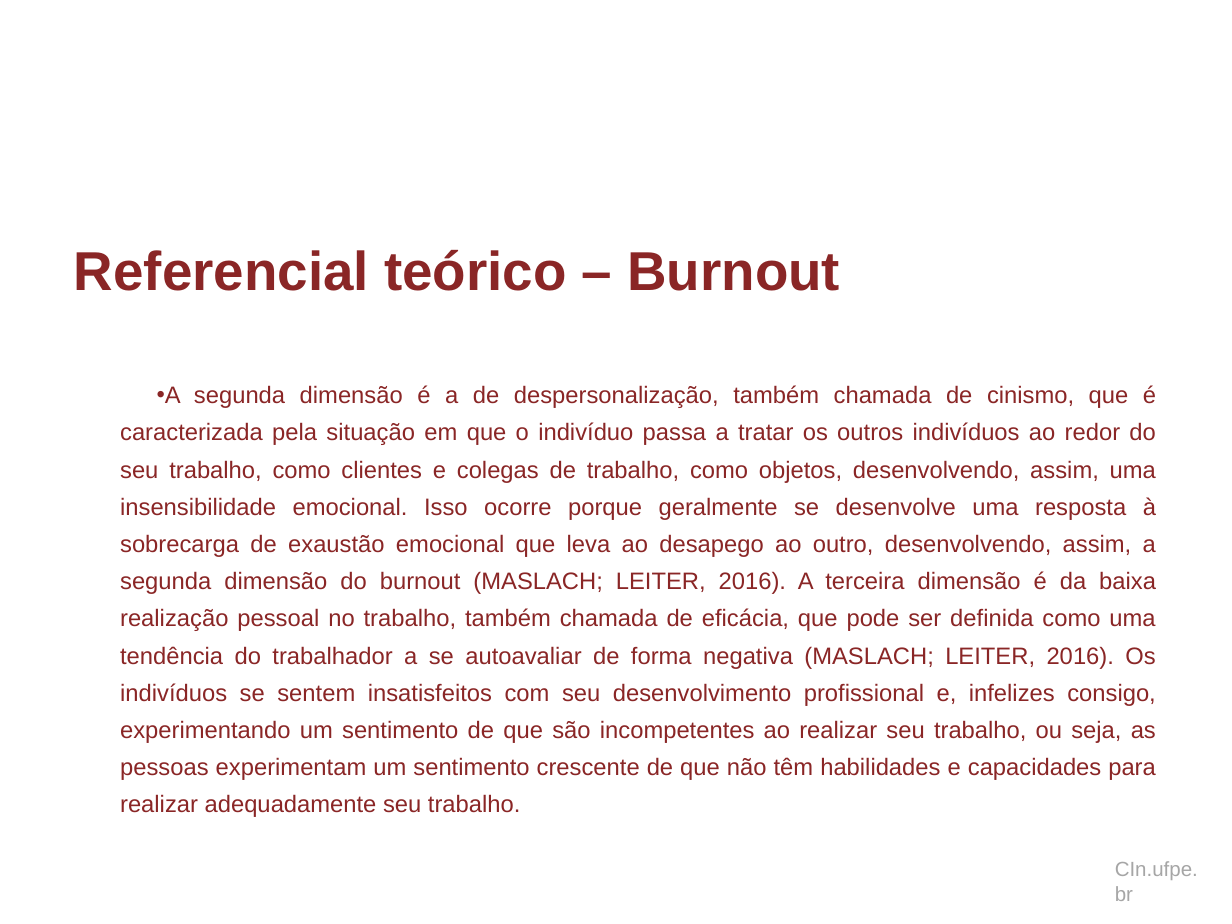
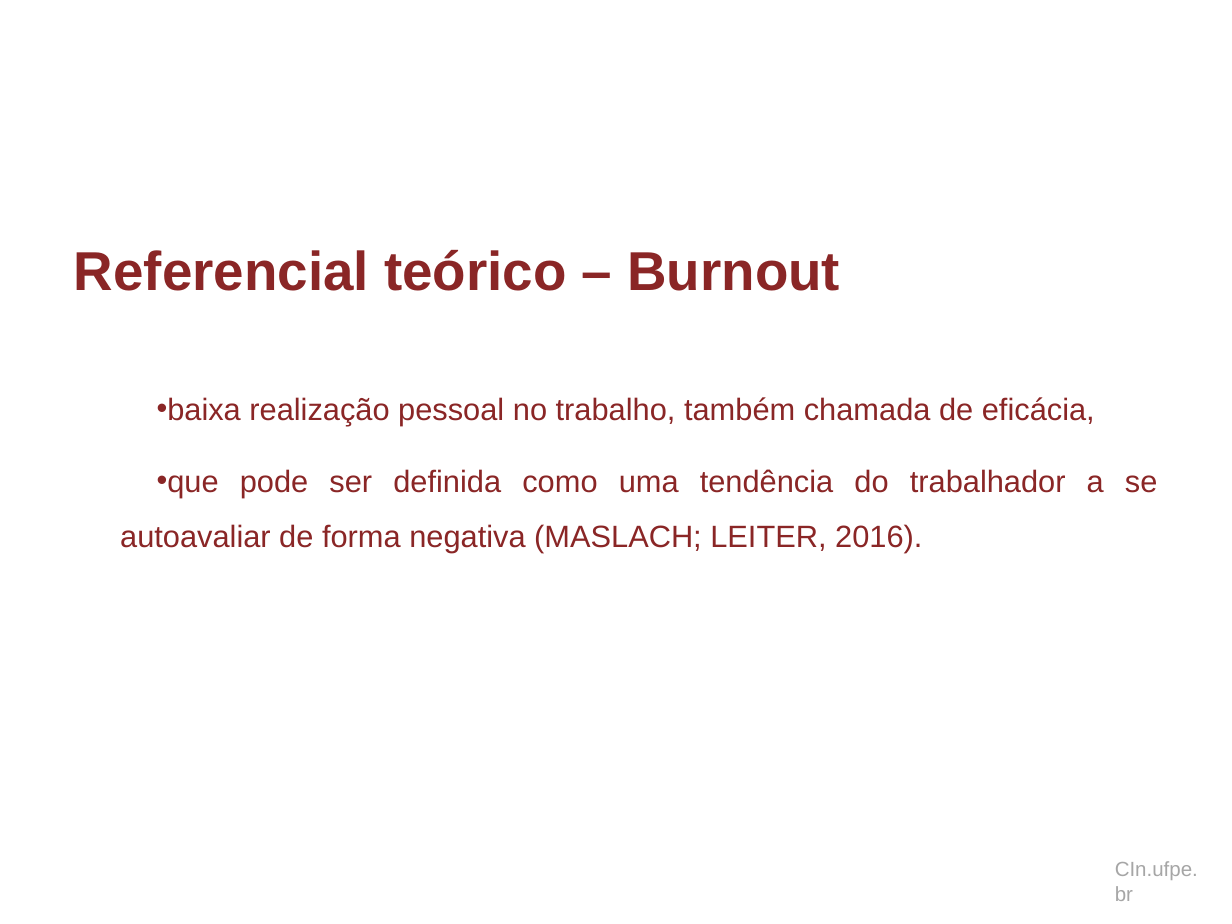
Before and after one commit to dan1lo/doutoradoR, a slide deck: slide 30 of apresentacao doutorado.pptx (slide 31 before the commit). Drawn at 1232x924 pixels with LibreOffice and Linux fonts; fonts in the diff are those of the drawing; background and template pictures are left out. Boxes give left, top, right and bottom in pixels: in the first picture for what was removed or moved away, otherwise in the second. Text is boxed around its words. In the diff, an @@ line names an element or a change of style, - is before the commit and + after.

```diff
--- a/apresentacao doutorado.pptx
+++ b/apresentacao doutorado.pptx
@@ text at <box>120,397,1158,553</box>: text changed; size 13.9 to 18 pt @@
-• A segunda dimensão é a de despersonalização, também chamada de cinismo, que é caracterizada pela situação em que o indivíduo passa a tratar os outros indivíduos ao redor do seu trabalho, como clientes e colegas de trabalho, como objetos, desenvolvendo, assim, uma insensibilidade emocional. Isso ocorre porque geralmente se desenvolve uma resposta à sobrecarga de exaustão emocional que leva ao desapego ao outro, desenvolvendo, assim, a segunda dimensão do burnout (MASLACH; LEITER, 2016). A terceira dimensão é da baixa realização pessoal no trabalho, também chamada de eficácia, que pode ser definida como uma tendência do trabalhador a se autoavaliar de forma negativa (MASLACH; LEITER, 2016). Os indivíduos se sentem insatisfeitos com seu desenvolvimento profissional e, infelizes consigo, experimentando um sentimento de que são incompetentes ao realizar seu trabalho, ou seja, as pessoas experimentam um sentimento crescente de que não têm habilidades e capacidades para realizar adequadamente seu trabalho.
+• baixa realização pessoal no trabalho, também chamada de eficácia,
+• que pode ser definida como uma tendência do trabalhador a se autoavaliar de forma negativa (MASLACH; LEITER, 2016).
```
Also in this commit, not shown: 13 other slides changed, 2 slides removed.
